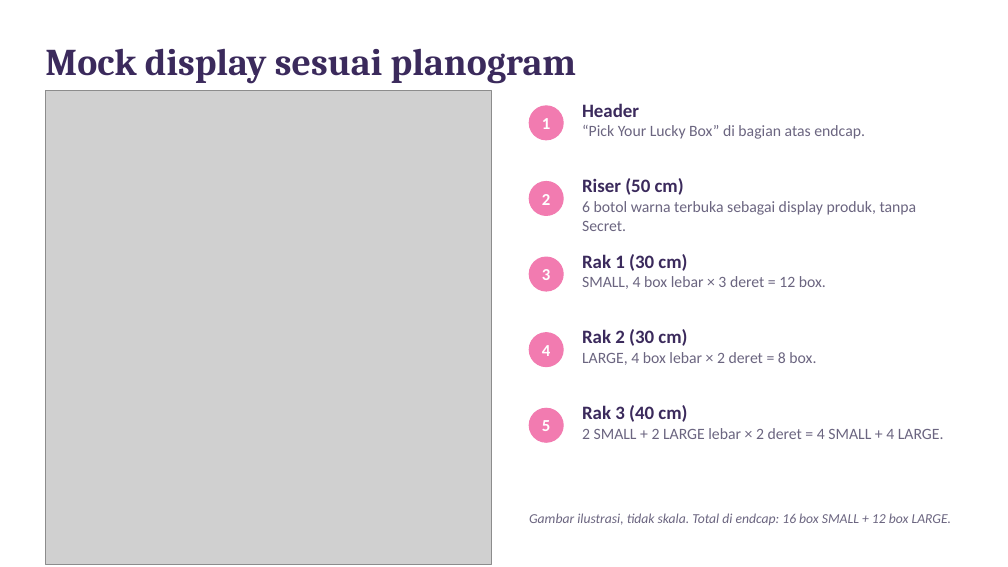
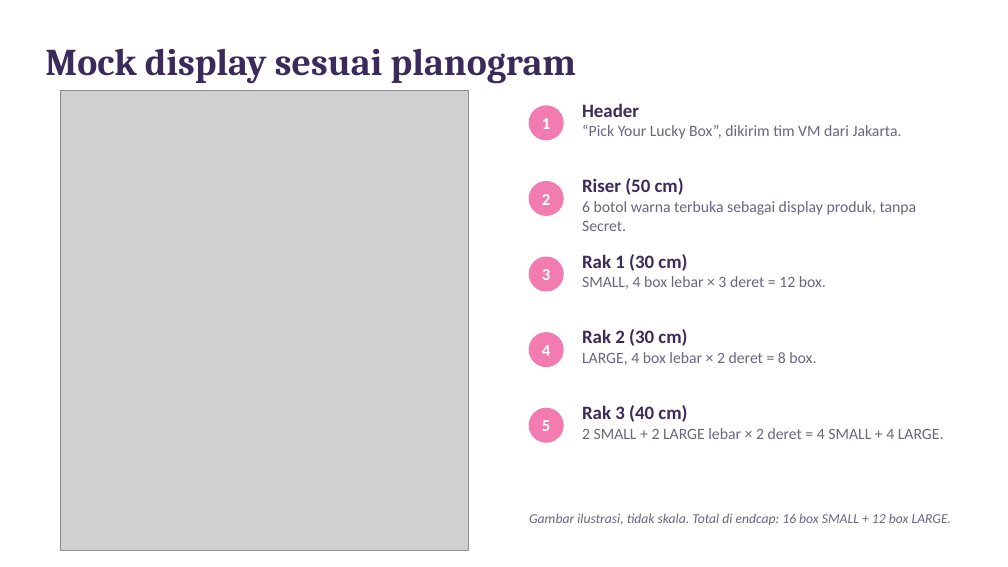
Before and after one commit to eriehermawan-hci/Testing-Erie, a slide deck: slide 3 of Instruksi_Display_Blind_Box_Thermal.pptx. Drawn at 1008x567 pixels with LibreOffice and Linux fonts; fonts in the diff are those of the drawing; grey boxes stand for pictures. Boxes give left, top, right and bottom in pixels: in the first picture for what was removed or moved away, otherwise in the second. Text is boxed around its words. In the diff, an @@ line names an element or a change of style, - is before the commit and + after.

```diff
--- a/Instruksi_Display_Blind_Box_Thermal.pptx
+++ b/Instruksi_Display_Blind_Box_Thermal.pptx
@@ picture resized from (x1=45, y1=91, x2=492, y2=564) to (x1=60, y1=91, x2=469, y2=551) @@
@@ text at (x1=582, y1=125, x2=902, y2=139): text changed @@
-“Pick Your Lucky Box” di bagian atas endcap.
+“Pick Your Lucky Box”, dikirim tim VM dari Jakarta.
```
Also in this commit, not shown: 4 other slides changed.
